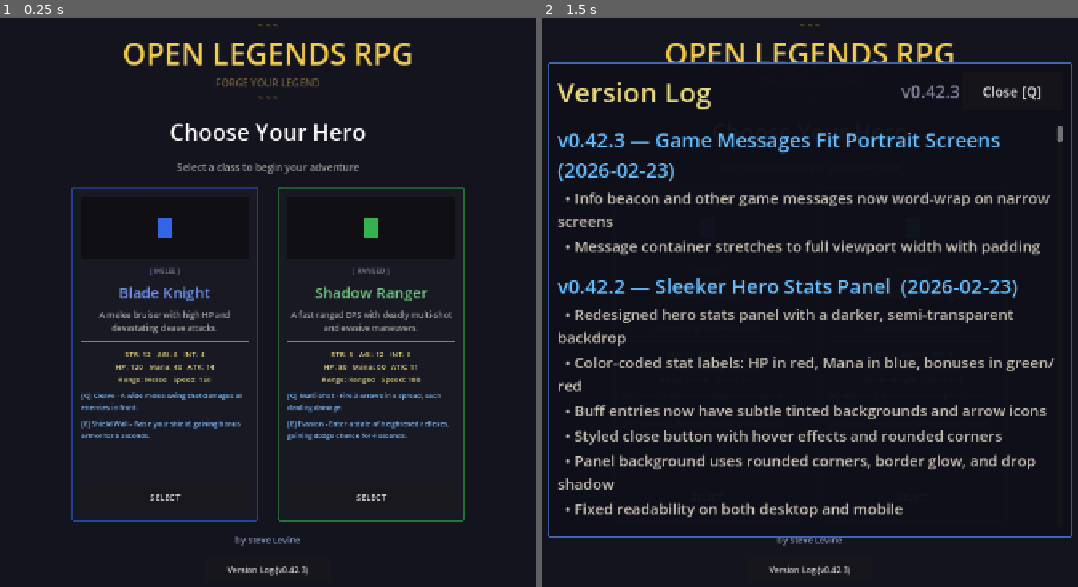
Above: before the commit, frames 1-2 (left to right).
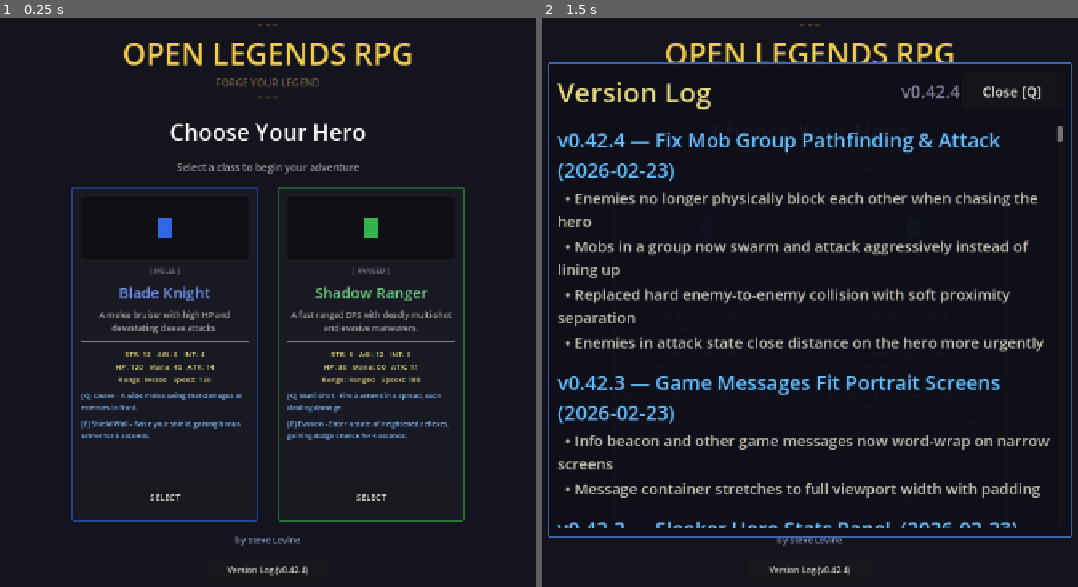
Above: after the commit, the same moments.

Repository: slxny/legends-open-rpg
Game: Godot game, scene res://scenes/main.tscn
Same seed, same stepped clock (60 frames per second), same inputs: the game is played once before the commit and once after it.
Inputs:
- Up to frame 1 (0.25 s): no input
- Up to frame 2 (1.5 s): click "Version Log (v0.42.3)" (after the commit: "Version Log (v0.42.4)") at 0.5 s; click "SELECT" at 1.25 s

The runs differ from the first frame. In frame 1, less than 0.1% of the frame differs, in the area x 56-58%, y 96-98%; in frame 2, 15%, in the area x 2-96%, y 11-98%.

Commit message:
Fix mob group pathfinding — enemies no longer block each other
Enemies had collision_mask=3 (layers 1+2), meaning they physically
blocked each other via CharacterBody2D. Groups of mobs would line up
in a row with only the front one reaching the hero.

Three changes:
- Remove enemy-to-enemy hard collision (mask 3→1, player only)
- Replace collision-based separation with proximity-based soft repulsion
  so enemies spread out without jamming
- Make attack-state movement prioritize closing on the target over
  separation, so mobs aggressively swarm

https://claude.ai/code/session_011TCgb3YKAF7G9y6uE4ZQeY

Diff:
--- a/scenes/enemies/enemy.gd
+++ b/scenes/enemies/enemy.gd
@@ -428,12 +428,22 @@
 	move_and_slide()
 
 func _get_separation_push(in_attack: bool = false) -> Vector2:
+	# Proximity-based soft separation — enemies repel each other without hard collisions
 	var push = Vector2.ZERO
-	for slide_idx in range(get_slide_collision_count()):
-		var col = get_slide_collision(slide_idx)
-		if col and col.get_collider() and col.get_collider().is_in_group("enemies"):
-			push -= col.get_normal() * 60.0
-	# Cap total separation so swarms don't lock up — softer cap during attack
+	var pos = global_position
+	var check_radius: float = 30.0
+	var check_radius_sq: float = check_radius * check_radius
+	for other in get_tree().get_nodes_in_group("enemies"):
+		if other == self or other._is_dead:
+			continue
+		var diff = pos - other.global_position
+		var dist_sq = diff.length_squared()
+		if dist_sq < check_radius_sq and dist_sq > 0.1:
+			var dist = sqrt(dist_sq)
+			# Inverse-linear falloff: stronger push when closer
+			var strength = (1.0 - dist / check_radius) * 150.0
+			push += diff.normalized() * strength
+	# Softer cap during attack so combat positioning isn't disrupted
 	var max_push = 70.0 if in_attack else 120.0
 	if push.length_squared() > max_push * max_push:
 		push = push.normalized() * max_push
@@ -488,20 +498,21 @@
 		sprite.flip_h = false
 
 	# Keep enemies spread apart and maintain comfortable combat distance
-	var push = _get_separation_push(true)
+	var sep = _get_separation_push(true)
 	var dist = to_target.length()
 	var ideal_dist = stats.attack_range * 0.7
+	var move_toward = Vector2.ZERO
 	if dist > 0.1:
-		var dir_from_target = -to_target.normalized()
+		var dir_to_target = to_target.normalized()
 		if dist < ideal_dist:
-			# Too close — back away
-			push += dir_from_target * stats.move_speed * 0.3
+			# Too close — gentle back-away
+			move_toward = -dir_to_target * stats.move_speed * 0.2
 		elif dist > ideal_dist + 3.0:
-			# Drifting past ideal — close in to maintain melee contact
-			# Urgency scales with distance so enemies track moving targets
-			var urgency = clampf((dist - ideal_dist) / (stats.attack_range * 0.5), 0.3, 1.0)
-			push -= dir_from_target * stats.move_speed * urgency
-	velocity = push
+			# Beyond ideal range — aggressively close in to maintain melee contact
+			var urgency = clampf((dist - ideal_dist) / (stats.attack_range * 0.5), 0.4, 1.0)
+			move_toward = dir_to_target * stats.move_speed * urgency
+	# Movement toward target takes priority over separation
+	velocity = move_toward + sep * 0.6
 	move_and_slide()
 
 	_attack_timer -= delta
--- a/scenes/enemies/enemy.tscn
+++ b/scenes/enemies/enemy.tscn
@@ -10,7 +10,7 @@
 [node name="Enemy" type="CharacterBody2D"]
 y_sort_enabled = true
 collision_layer = 2
-collision_mask = 3
+collision_mask = 1
 script = ExtResource("1_enemy")
 
 [node name="Sprite" type="Sprite2D" parent="."]
--- a/scenes/ui/changelog_dialog.gd
+++ b/scenes/ui/changelog_dialog.gd
@@ -9,9 +9,20 @@
 var _is_visible: bool = false
 var _is_mobile: bool = false
 
-const GAME_VERSION := "v0.42.3"
+const GAME_VERSION := "v0.42.4"
 
 const CHANGELOG: Array[Dictionary] = [
+	{
+		"version": "v0.42.4",
+		"title": "Fix Mob Group Pathfinding & Attack",
+		"date": "2026-02-23",
+		"entries": [
+			"Enemies no longer physically block each other when chasing the hero",
+			"Mobs in a group now swarm and attack aggressively instead of lining up",
+			"Replaced hard enemy-to-enemy collision with soft proximity separation",
+			"Enemies in attack state close distance on the hero more urgently",
+		]
+	},
 	{
 		"version": "v0.42.3",
 		"title": "Game Messages Fit Portrait Screens",
